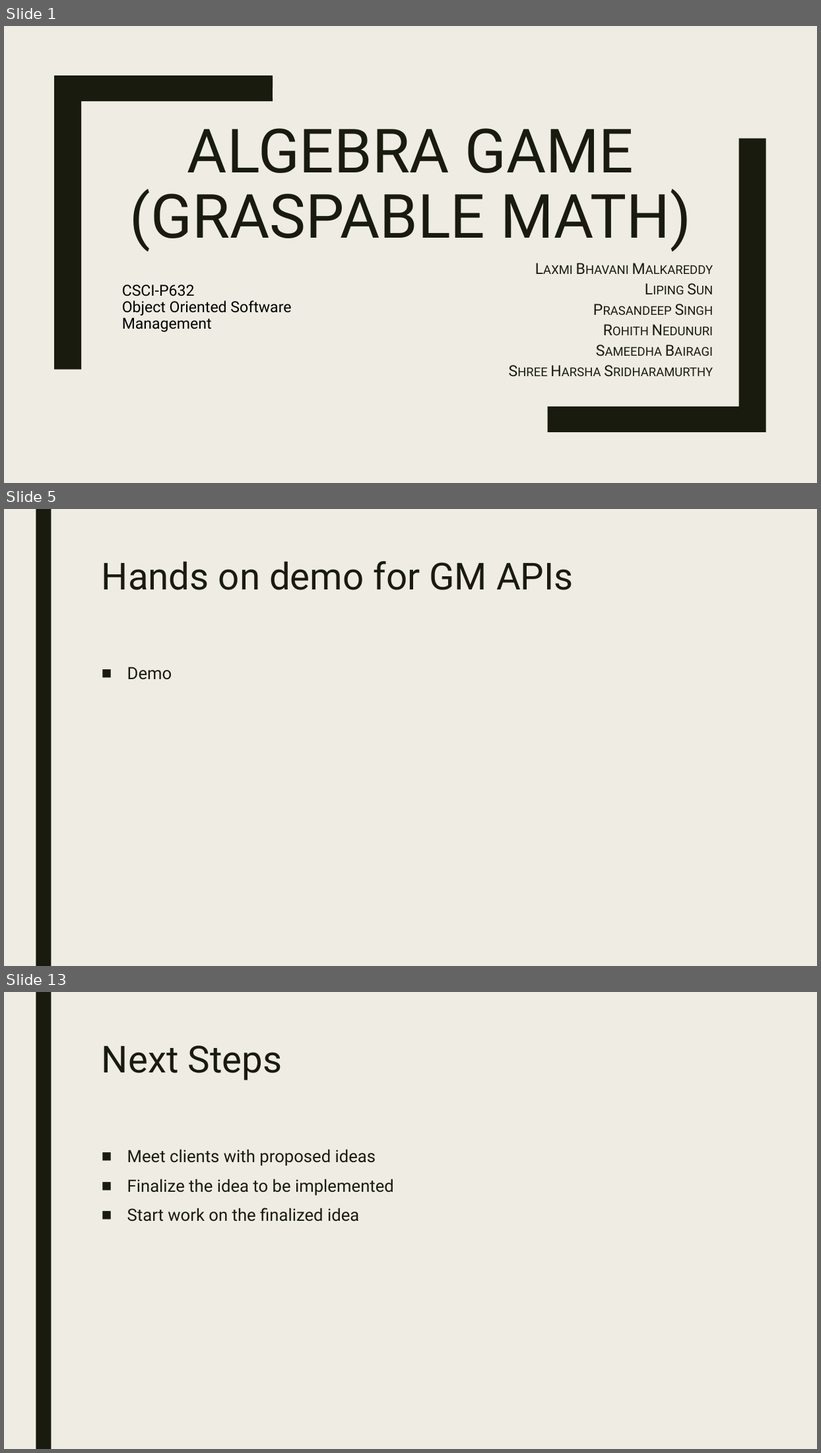
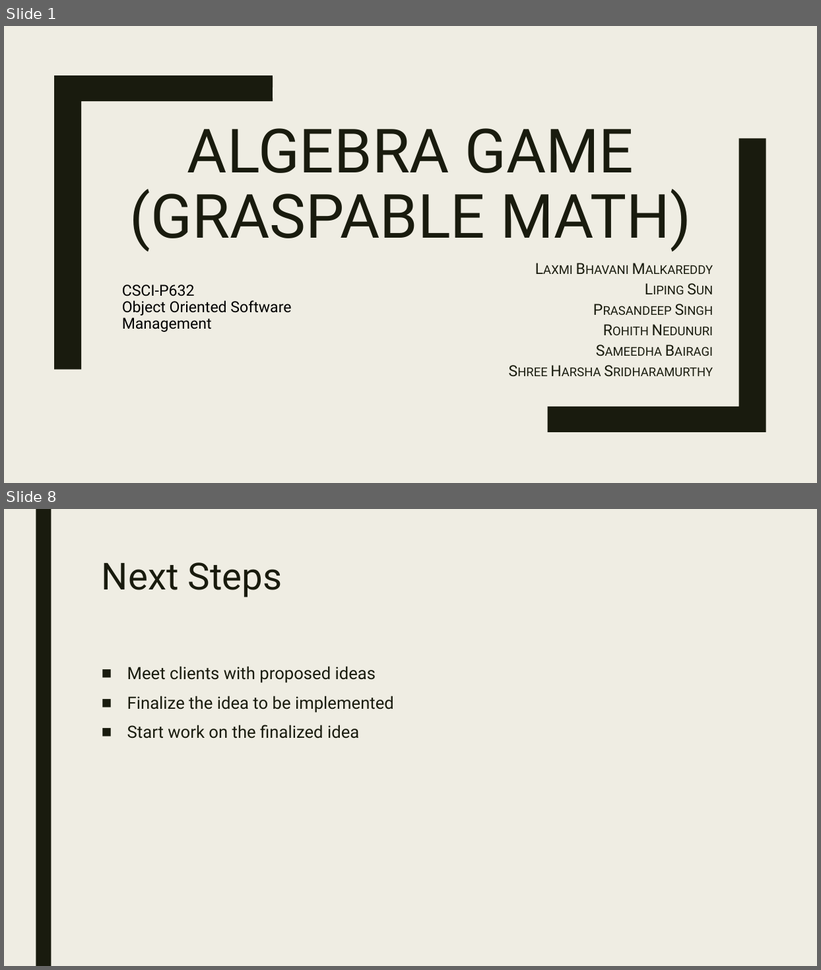
Before and after one commit to eweitnauer/gm-play-iub-2017, a slide deck: demo_1/docs/GM_One.pptx. Shown one above the other, each under a label of ours: slides 1, 5 and 13 before the commit, slides 1 and 8 after it; the slides between them are not shown. The pictures are 821x1453 and 821x970 pixels, drawn with LibreOffice and Linux fonts; fonts in the diff are those of the drawing. Boxes give left, top, right and bottom in pixels: in the first picture for what was removed or moved away, otherwise in the second. Text is boxed around its words. In the diff, an @@ line names an element or a change of style, - is before the commit and + after.

```diff
--- a/demo_1/docs/GM_One.pptx
+++ b/demo_1/docs/GM_One.pptx
@@ slide 5 removed at box(4, 509, 817, 966), background #EFEDE3; not listed: 1 template element that a slide beside it also shows @@
@@ title removed at box(102, 561, 574, 590) @@
-Hands on demo for GM APIs
@@ text removed at box(127, 667, 172, 680) @@
-■ Demo
@@ what was slide 13 is now slide 8 @@
```
Also in this commit, not shown: 3 slides changed, 4 slides added, 8 other slides removed, 3 other files.
